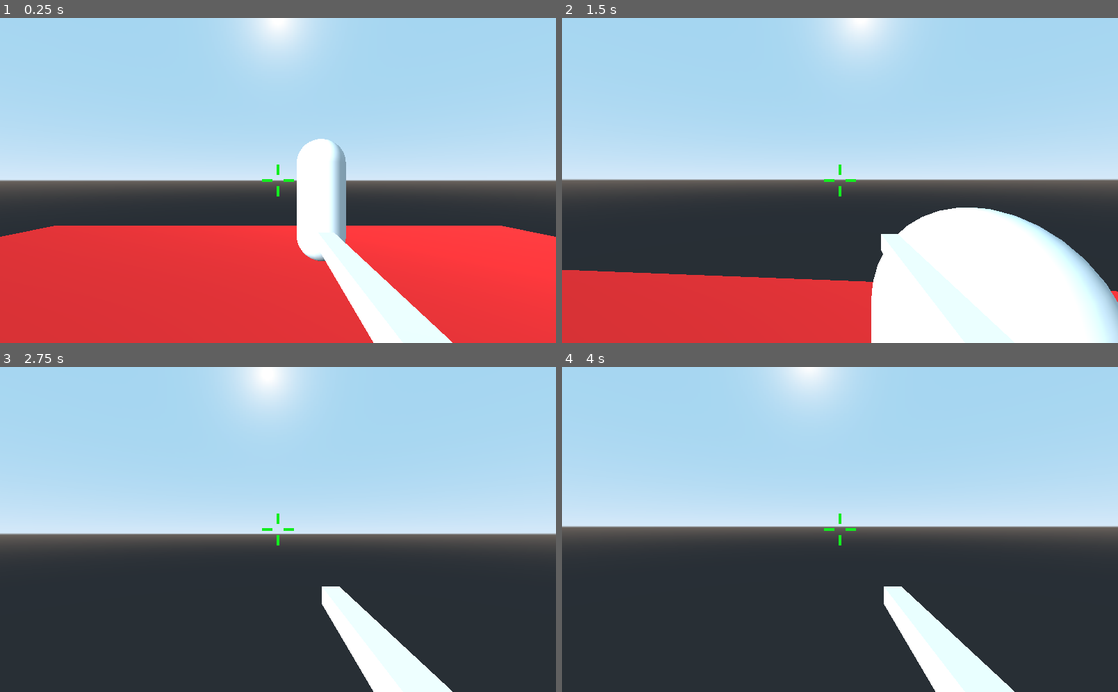
Above: before the commit, frames 1-4 (two rows, left to right).
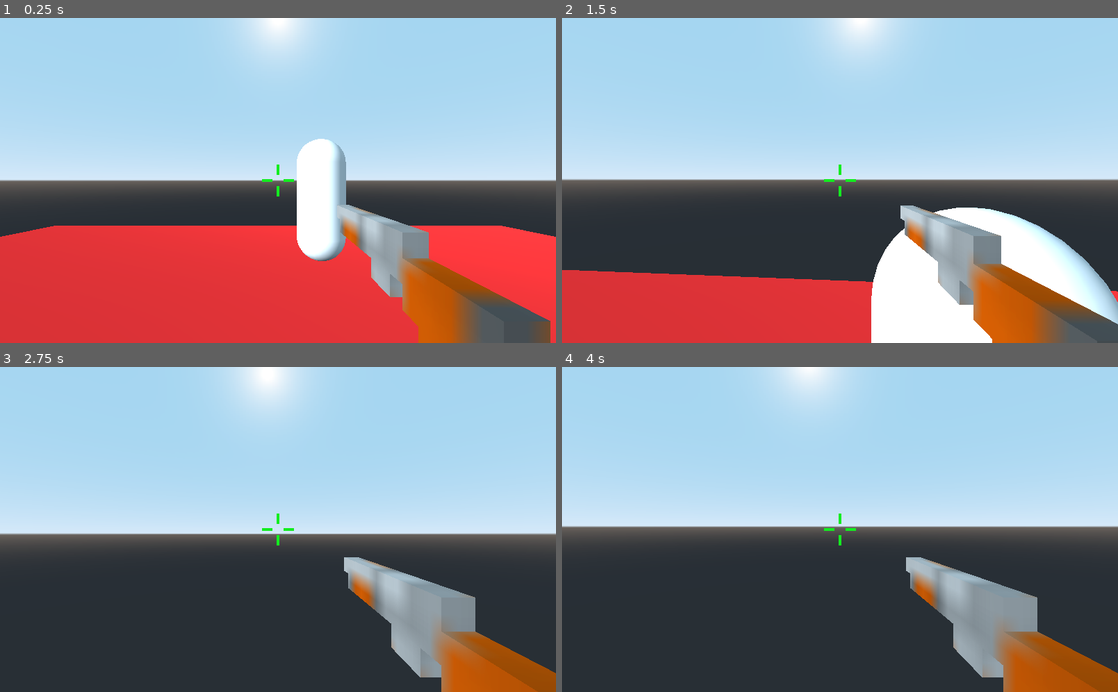
Above: after the commit, the same moments.

Repository: Joakimt04/Mannen-Offensive
Game: Godot game, scene res://Scenes/World.tscn
The game is run twice, just before and just after one commit, with the same random seed, the same clock (stepped at 60 frames per second) and the same inputs.
Inputs (mouse positions are in pixels of both pictures, inside the frame that each line leads up to):
- Up to frame 1 (0.25 s): no input
- Up to frame 2 (1.5 s): move the mouse to (867, 180) at 0.52 s; press the mouse at (867, 180) at 0.53 s; hold W (move_forward) from 0.53 s (still down); tap Space (jump) at 0.77 s; move the mouse to (812, 180) at 1.27 s; release the mouse at (812, 180) at 1.28 s; click (812, 180) at 1.35 s
- Up to frame 3 (2.75 s): keep holding W (move_forward); tap Space (jump) at 1.52 s; move the mouse to (289, 523) at 2.02 s; press the mouse at (289, 523) at 2.03 s
- Up to frame 4 (4 s): keep holding W (move_forward); move the mouse to (834, 536) at 2.77 s; release the mouse at (834, 536) at 2.78 s; click (834, 536) at 2.85 s; tap Space (jump) at 3.02, 3.77 s; tap Enter at 3.5 s; move the mouse to (878, 532) at 3.52 s; press the mouse at (878, 532) at 3.53 s

The runs differ from the first frame. In frame 1, 9.4% of the frame differs, in the area x 57-99%, y 57-100%; in frame 2, 7.1%; in frame 3, 10%, in the area x 57-100%, y 58-100%; in frame 4, 10%.

Commit message:
Added a real weapon

Diff:
--- a/Scenes/Player.tscn
+++ b/Scenes/Player.tscn
@@ -1,6 +1,7 @@
 [gd_scene load_steps=8 format=2]
 
 [ext_resource path="res://Scripts/Player.gd" type="Script" id=1]
+[ext_resource path="res://ShotgunModel_WithTexture/Shotgun.obj" type="ArrayMesh" id=2]
 
 [sub_resource type="CapsuleMesh" id=6]
 mid_height = 3.0
@@ -9,9 +10,6 @@
 height = 3.0
 
 [sub_resource type="CylinderShape" id=7]
-
-[sub_resource type="CubeMesh" id=3]
-size = Vector3( 0.1, 0.1, 1.5 )
 
 [sub_resource type="Animation" id=4]
 resource_name = "AssaultFire"
@@ -129,11 +127,17 @@
 cast_to = Vector3( 0, 0, -200 )
 
 [node name="Hand" type="Spatial" parent="Head/Camera"]
-transform = Transform( 1, 0, 0, 0, 1, 0, 0, 0, 1, 0.3, -0.375, -0.701 )
+transform = Transform( 1, 0, 0, 0, 1, 0, 0, 0, 1, 0.3, -0.375, -0.746199 )
 
 [node name="MeshInstance" type="MeshInstance" parent="Head/Camera/Hand"]
-mesh = SubResource( 3 )
+transform = Transform( -4.37114e-08, 0, 1, 0, 1, 0, -1, 0, -4.37114e-08, 0, 0, 0 )
+mesh = ExtResource( 2 )
 material/0 = null
+material/1 = null
+material/2 = null
+material/3 = null
+material/4 = null
+material/5 = null
 
 [node name="AnimationPlayer" type="AnimationPlayer" parent="."]
 anims/AssaultFire = SubResource( 4 )
Not shown, added: ShotgunModel_WithTexture/Shotgun.obj.import
Not shown, added: ShotgunModel_WithTexture/shotgun.png.import
